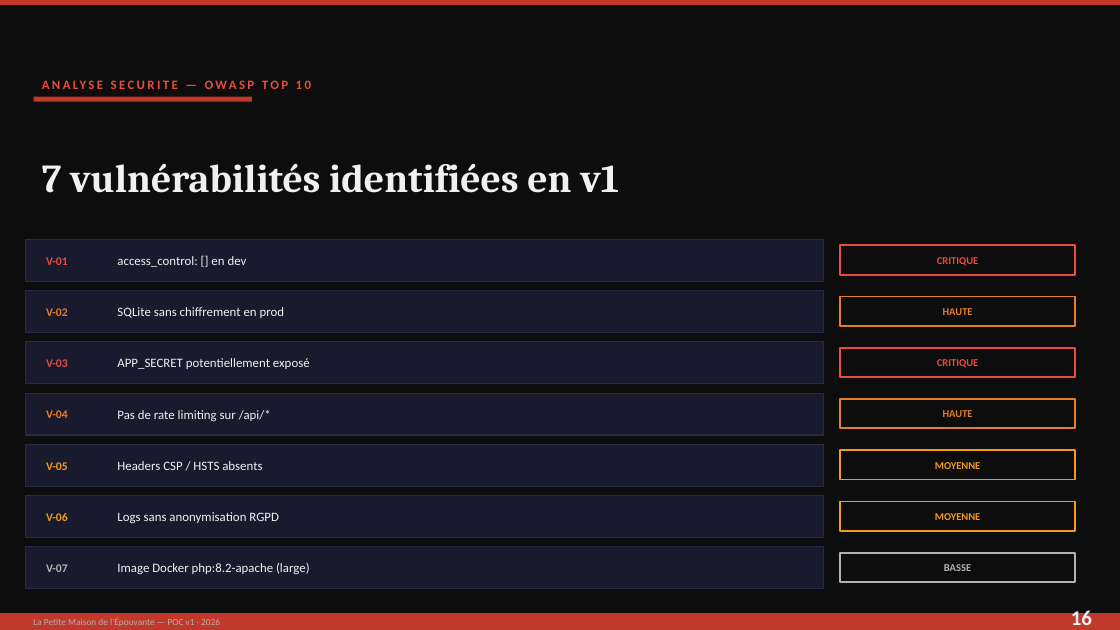
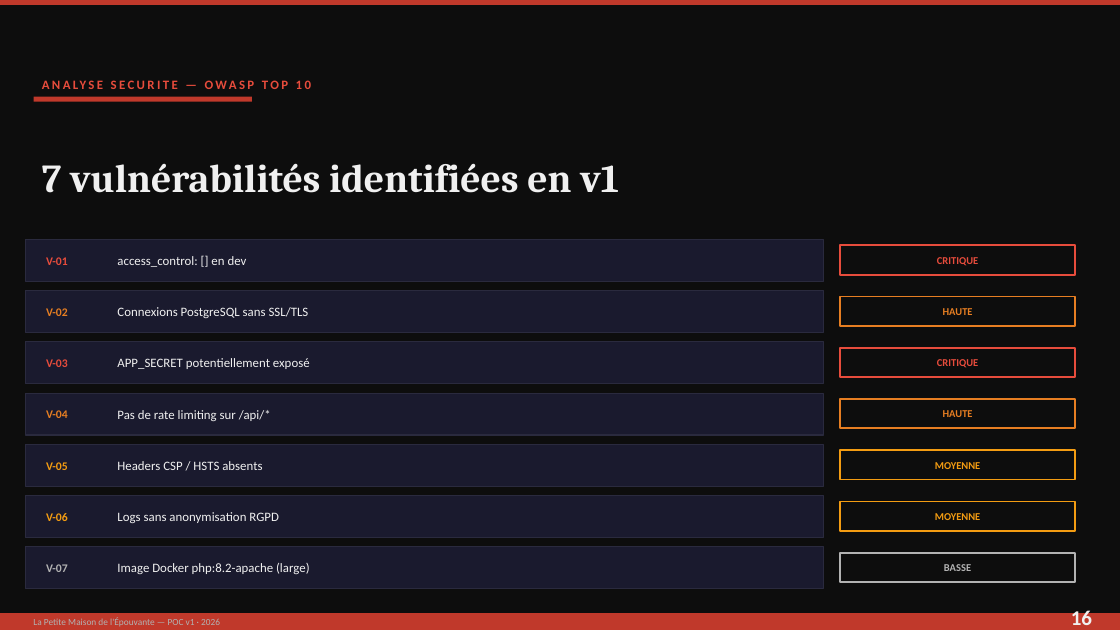
Before and after one commit to Brok3nWings/lpmde, a slide deck: slide 16 of presentation-LPMDE.pptx. Drawn at 1120x630 pixels with LibreOffice and Linux fonts; fonts in the diff are those of the drawing. Boxes give left, top, right and bottom in pixels: in the first picture for what was removed or moved away, otherwise in the second. Text is boxed around its words. In the diff, an @@ line names an element or a change of style, - is before the commit and + after.

```diff
--- a/presentation-LPMDE.pptx
+++ b/presentation-LPMDE.pptx
@@ text at (x1=117, y1=307, x2=309, y2=318): text changed @@
-SQLite sans chiffrement en prod
+Connexions PostgreSQL sans SSL/TLS
```
Also in this commit, not shown: 9 other slides changed, 1 slide added, 1 slide removed, 2 other files.
